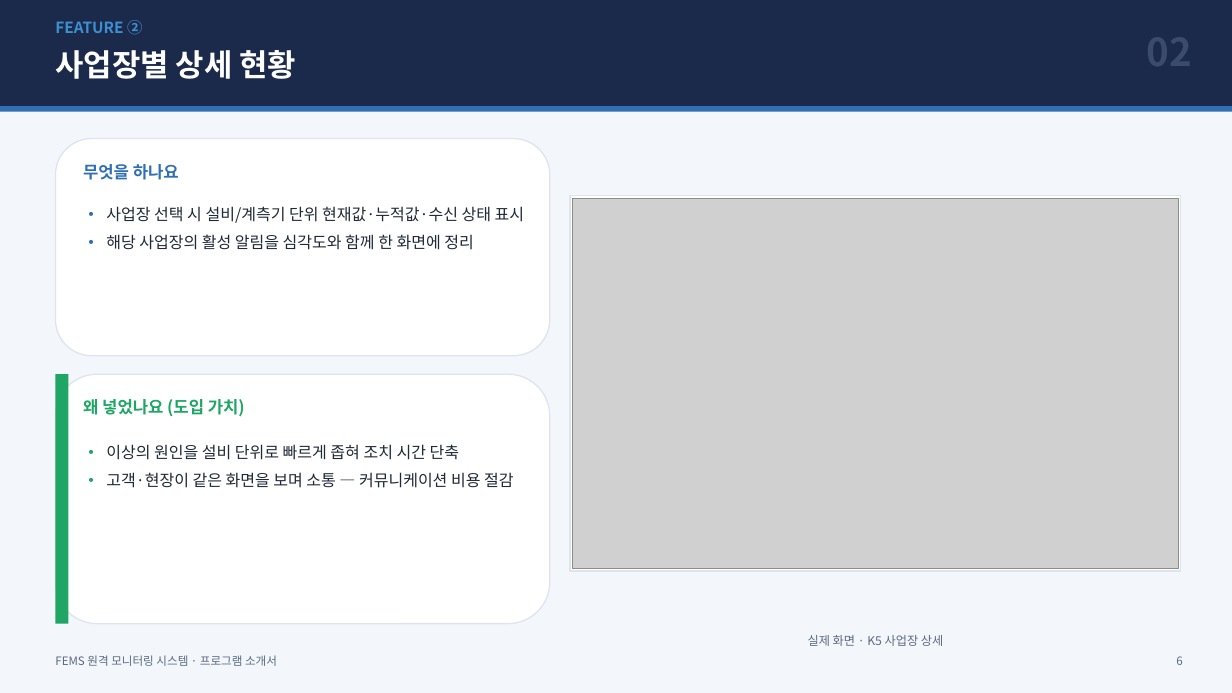
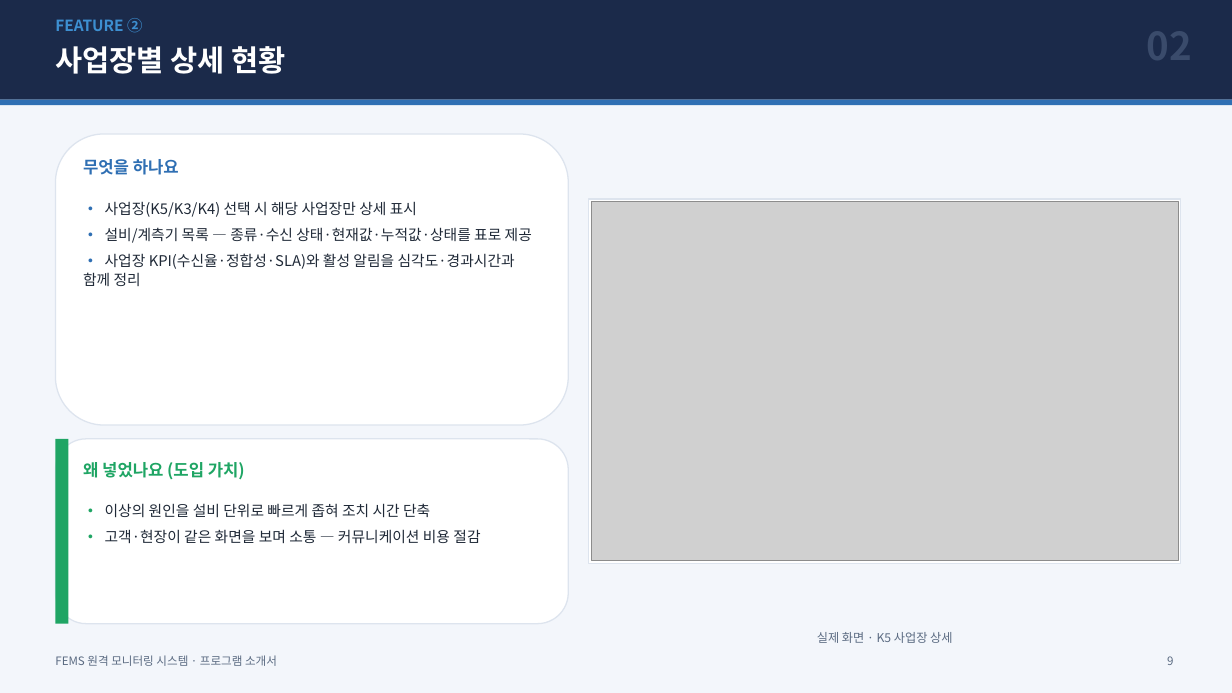
Before and after one commit to changbeomlee0816-png/FEMS, a slide deck: slide 9 of docs/FEMS_소개서.pptx (slide 6 before the commit). Drawn at 1232x693 pixels with LibreOffice and Linux fonts; fonts in the diff are those of the drawing; grey boxes stand for pictures. Boxes give left, top, right and bottom in pixels: in the first picture for what was removed or moved away, otherwise in the second. Text is boxed around its words. In the diff, an @@ line names an element or a change of style, - is before the commit and + after.

```diff
--- a/docs/FEMS_소개서.pptx
+++ b/docs/FEMS_소개서.pptx
@@ rectangle: place and size @@
-rectangle at (0,0,1232,106)
+rectangle at (0,0,1232,100)
@@ text "사업장별 상세 현황" at (55,46,286,74): size 24 to 23 pt @@
@@ rectangle: place and size @@
-rectangle at (0,106,1232,112)
+rectangle at (0,100,1232,105)
@@ rounded rectangle: place and size @@
-rounded rectangle at (55,139,550,356)
+rounded rectangle at (55,134,568,425)
@@ text "무엇을 하나요": place and size @@
-text "무엇을 하나요" at (83,164,179,180)
+text "무엇을 하나요" at (83,159,179,175)
@@ text at (83,201,532,286): text changed; size 12.5 to 11.5 pt @@
-• 사업장 선택 시 설비/계측기 단위 현재값·누적값·수신 상태 표시
-• 해당 사업장의 활성 알림을 심각도와 함께 한 화면에 정리
+• 사업장(K5/K3/K4) 선택 시 해당 사업장만 상세 표시
+• 설비/계측기 목록 — 종류·수신 상태·현재값·누적값·상태를 표로 제공
+• 사업장 KPI(수신율·정합성·SLA)와 활성 알림을 심각도·경과시간과 함께 정리
@@ rectangle: place and size @@
-rectangle at (570,196,1181,571)
+rectangle at (589,199,1181,563)
@@ picture: place and size @@
-picture at (573,199,1178,568)
+picture at (592,201,1178,560)
@@ rounded rectangle: place and size @@
-rounded rectangle at (55,374,550,624)
+rounded rectangle at (55,439,568,624)
@@ rectangle: place and size @@
-rectangle at (55,374,68,624)
+rectangle at (55,439,68,624)
@@ text "왜 넣었나요 (도입 가치)": place and size @@
-text "왜 넣었나요 (도입 가치)" at (83,399,245,417)
+text "왜 넣었나요 (도입 가치)" at (83,462,245,480)
@@ text "• 이상의 원인을 설비 단위로 ...": place and size @@
-text "• 이상의 원인을 설비 단위로 ..." at (106,444,513,488)
+text "• 이상의 원인을 설비 단위로 ..." at (105,503,480,544)
@@ text "• 이상의 원인을 설비 단위로 ..." at (105,503,480,544): size 12.5 to 11.5 pt @@
@@ text "실제 화면 · K5 사업장 ...": place and size @@
-text "실제 화면 · K5 사업장 ..." at (808,635,943,646)
+text "실제 화면 · K5 사업장 ..." at (817,632,952,643)
@@ text at (1167,656,1173,665): text changed @@
-6
+9
```
Also in this commit, not shown: 12 other slides changed, 5 slides added, 1 other file.
